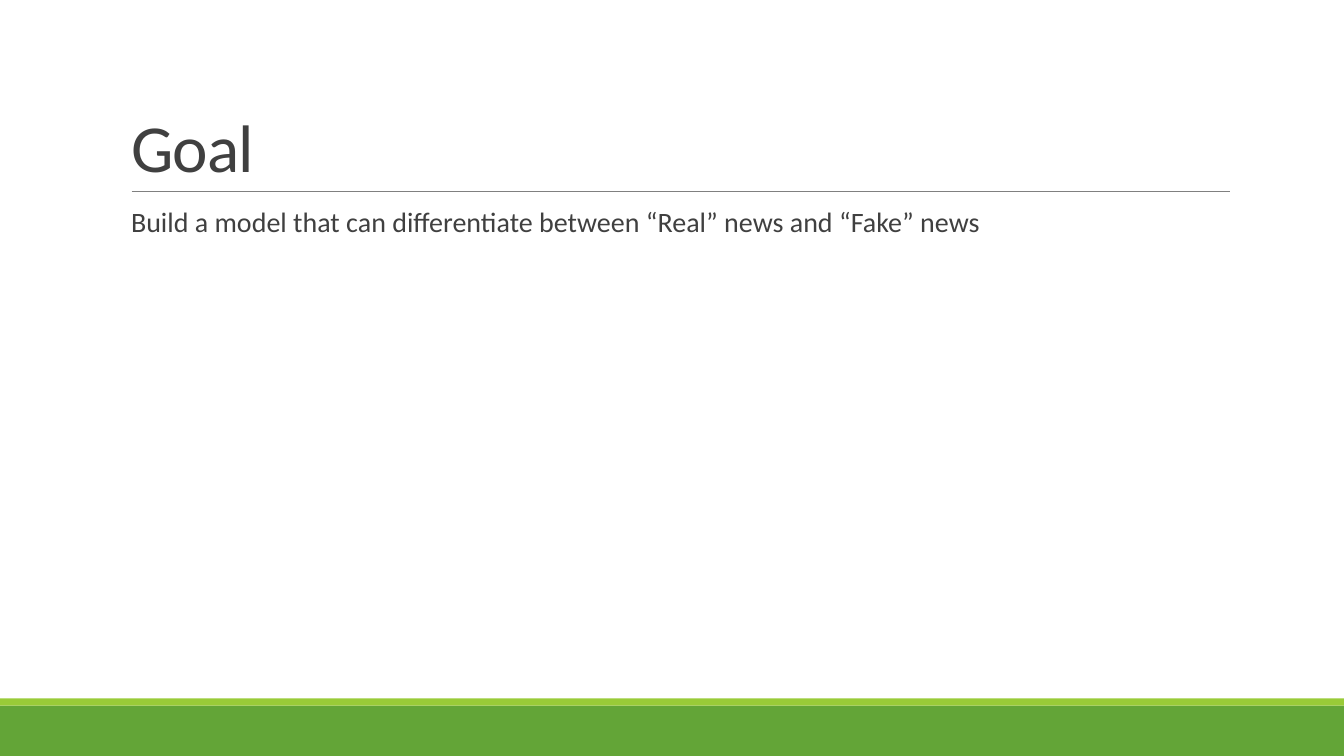
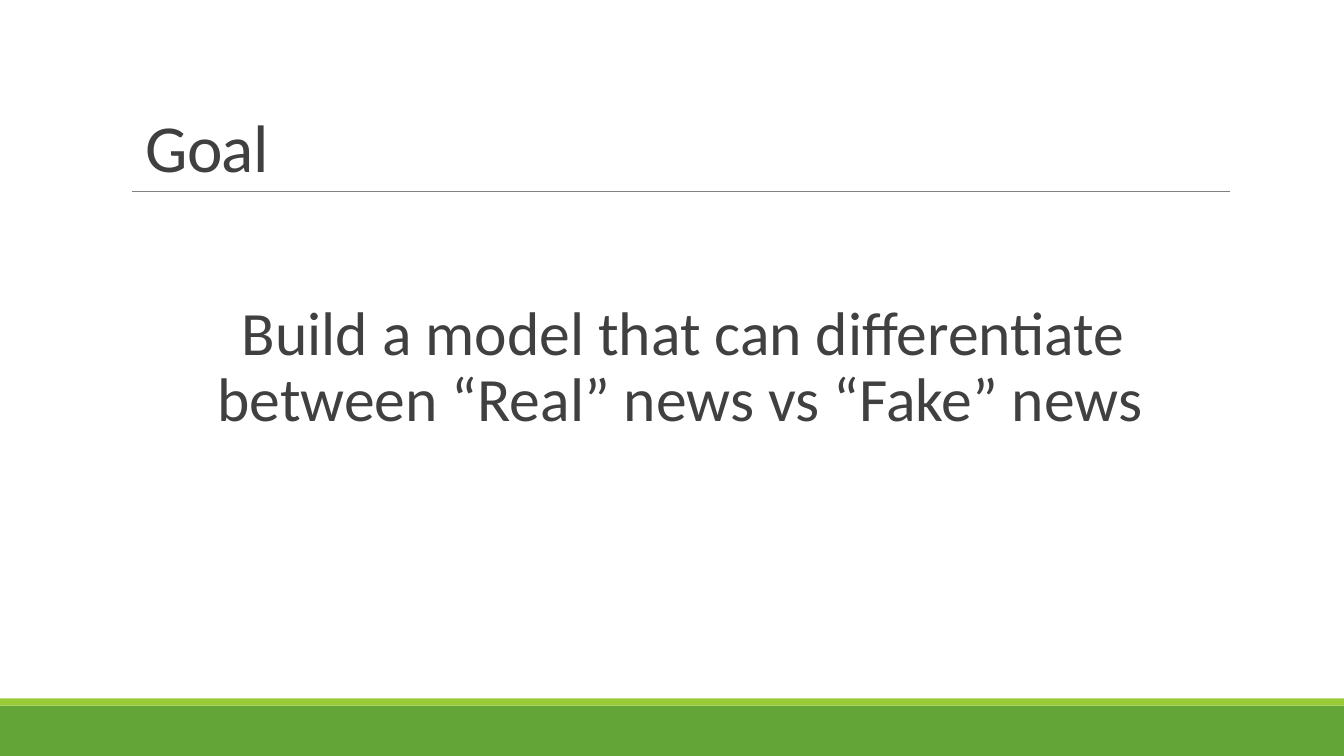
Before and after one commit to LinghanX/Project_Veritas, a slide deck: slide 5 of presentations/FakeNews_Final.pptx. Drawn at 1344x756 pixels with LibreOffice and Linux fonts; fonts in the diff are those of the drawing. Boxes give left, top, right and bottom in pixels: in the first picture for what was removed or moved away, otherwise in the second. Text is boxed around its words. In the diff, an @@ line names an element or a change of style, - is before the commit and + after.

```diff
--- a/presentations/FakeNews_Final.pptx
+++ b/presentations/FakeNews_Final.pptx
@@ title "Goal": place and size @@
-title "Goal" at box(131, 125, 254, 173)
+title "Goal" at box(145, 125, 268, 173)
@@ text at box(218, 312, 1142, 422): text changed; size 20 to 44 pt @@
-  Build a model that can differentiate between “Real” news and “Fake” news
+  Build a model that can differentiate between “Real” news vs “Fake” news
```
Also in this commit, not shown: 3 other slides changed, 1 other file.
